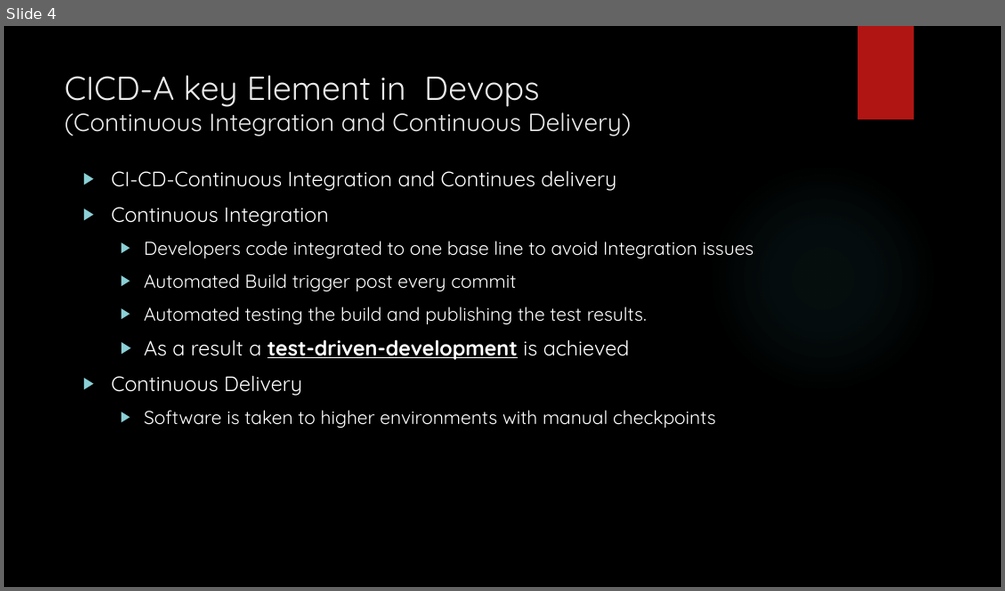
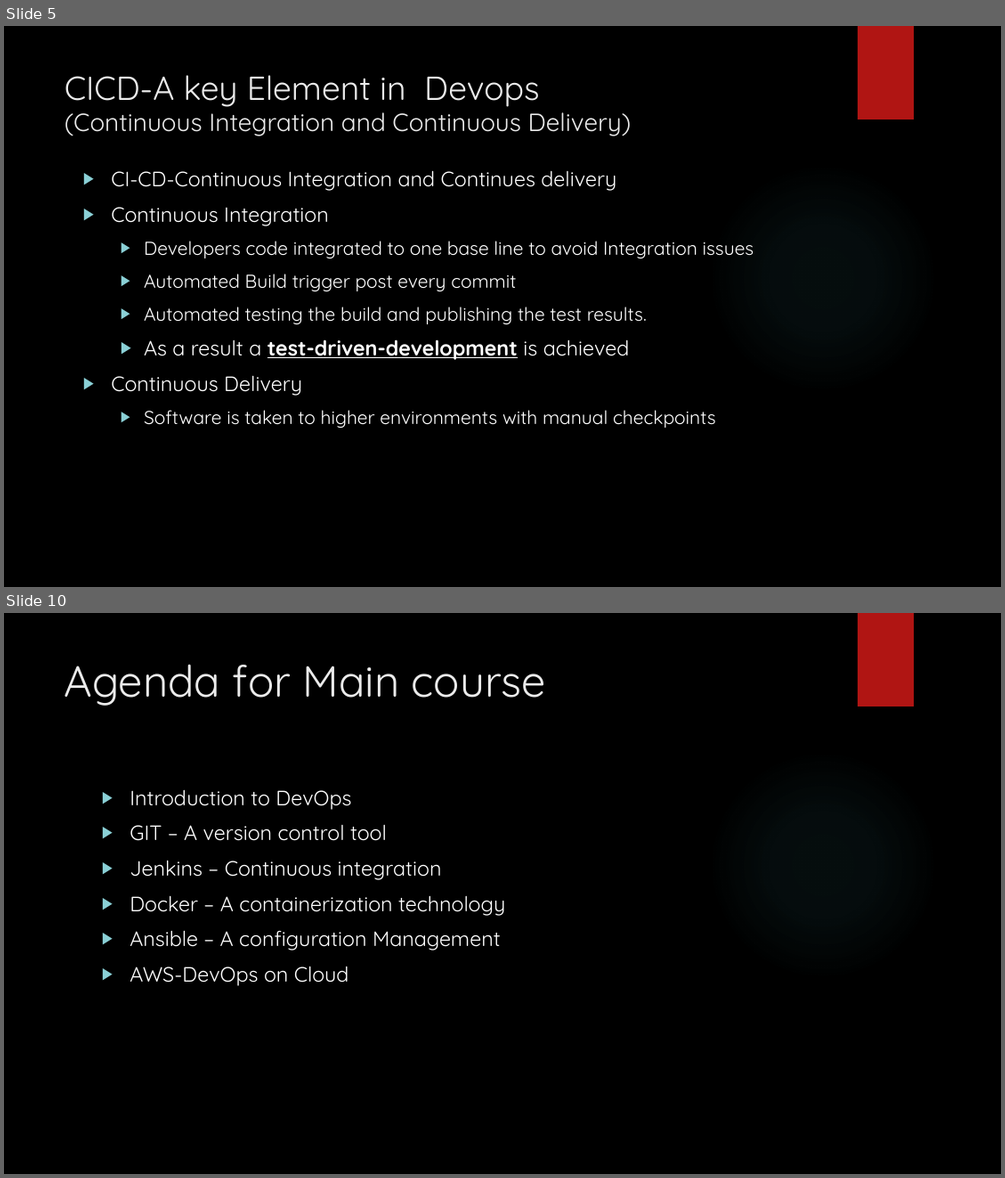
Before and after one commit to vetritamil2425/Uploads, a slide deck: DEVOPS-Demo Session.pptx. Shown one above the other, each under a label of ours: slide 4 before the commit, slides 5 and 10 after it; the slides between them are not shown. The pictures are 1005x591 and 1005x1178 pixels, drawn with LibreOffice and Linux fonts; fonts in the diff are those of the drawing; background and template pictures are left out. Boxes give left, top, right and bottom in pixels: in the first picture for what was removed or moved away, otherwise in the second. Text is boxed around its words. In the diff, an @@ line names an element or a change of style, - is before the commit and + after.

```diff
--- a/DEVOPS-Demo Session.pptx
+++ b/DEVOPS-Demo Session.pptx
@@ slide 10 added at (4, 613, 1001, 1174), background picture (left out); not listed: 2 template elements that a slide beside it also shows @@
@@ title added at (65, 664, 546, 706), 42 pt, text #EBEBEB @@
+Agenda for Main course
@@ text added at (129, 790, 505, 986), 20 pt, text #FFFFFF @@
+▶ Introduction to DevOps
+▶ GIT – A version control tool
+▶ Jenkins – Continuous integration
+▶ Docker – A containerization technology
+▶ Ansible – A configuration Management
+▶ AWS-DevOps on Cloud
@@ what was slide 4 is now slide 5 @@
```
Also in this commit, not shown: 3 slides changed, 6 other slides added, 2 slides removed.
